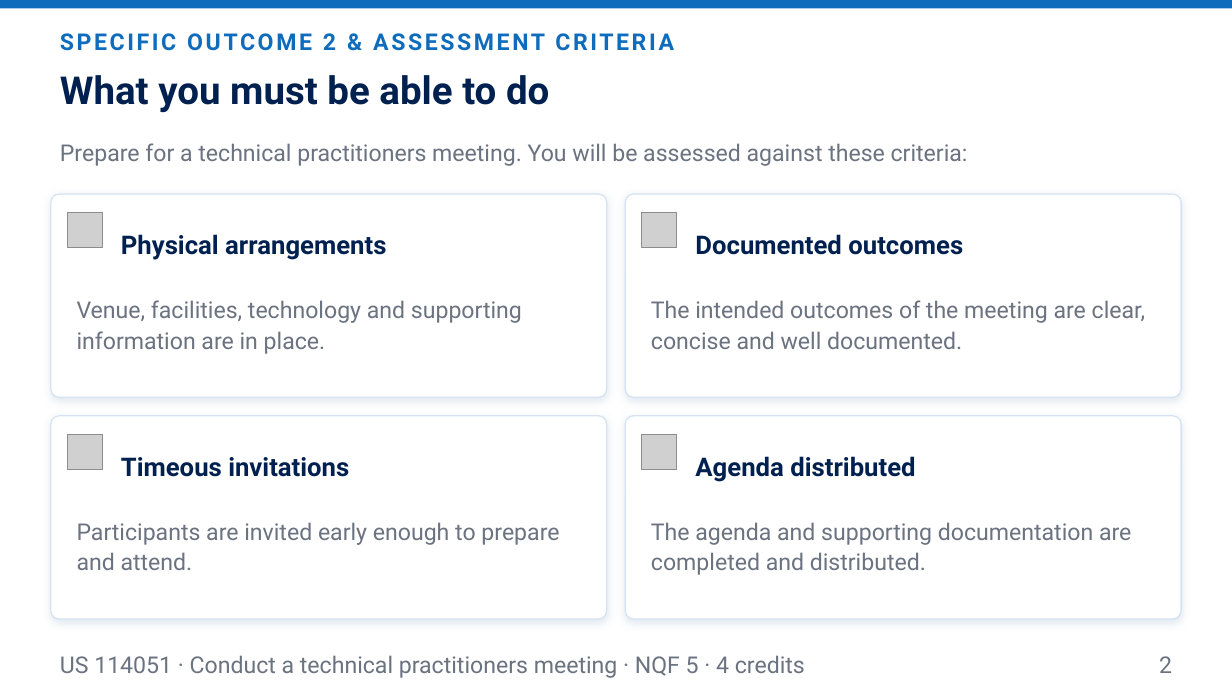
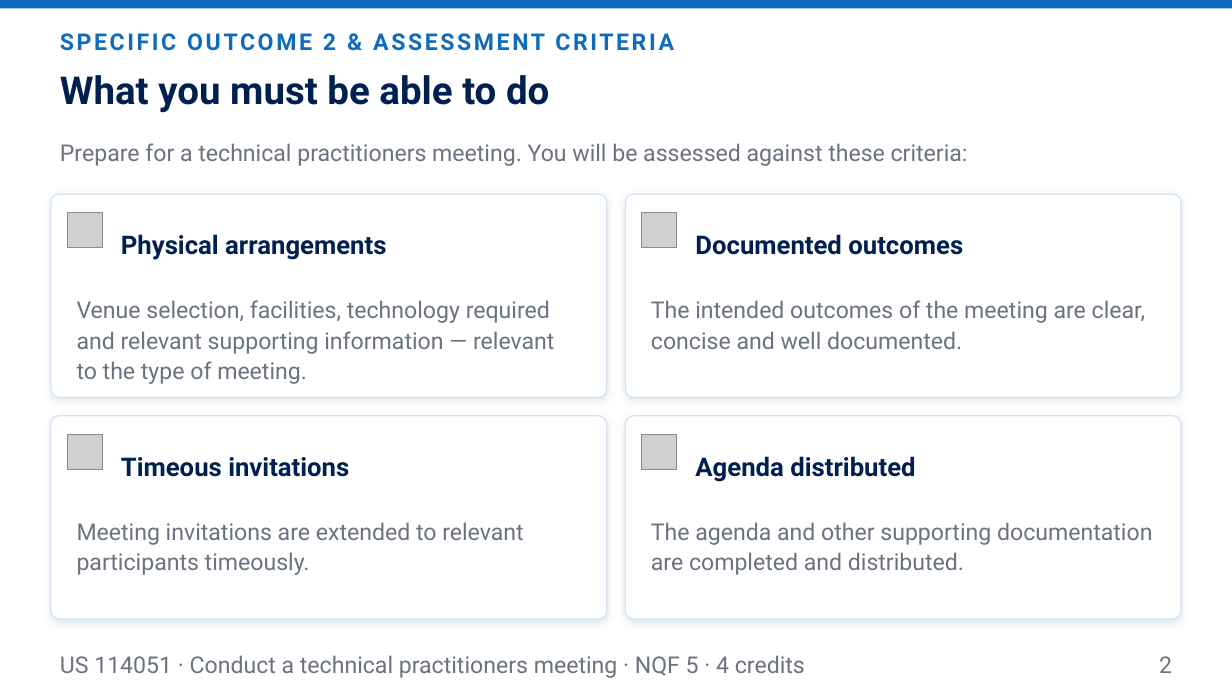
Before and after one commit to andrekyle/ITsystemsupport, a slide deck: slide 2 of public/downloads/US-114051-L2-Preparing-the-Meeting.pptx. Drawn at 1232x693 pixels with LibreOffice and Linux fonts; fonts in the diff are those of the drawing; grey boxes stand for pictures. Boxes give left, top, right and bottom in pixels: in the first picture for what was removed or moved away, otherwise in the second. Text is boxed around its words. In the diff, an @@ line names an element or a change of style, - is before the commit and + after.

```diff
--- a/public/downloads/US-114051-L2-Preparing-the-Meeting.pptx
+++ b/public/downloads/US-114051-L2-Preparing-the-Meeting.pptx
@@ text at [77,300,554,384]: text changed @@
-Venue, facilities, technology and supporting information are in place.
+Venue selection, facilities, technology required and relevant supporting information — relevant to the type of meeting.
@@ text at [77,522,523,575]: text changed @@
-Participants are invited early enough to prepare and attend.
+Meeting invitations are extended to relevant participants timeously.
@@ text at [651,522,1152,575]: text changed @@
-The agenda and supporting documentation are completed and distributed.
+The agenda and other supporting documentation are completed and distributed.
```
Also in this commit, not shown: 4 other slides changed, 4 slides added, 2 slides removed, 10 other files.
